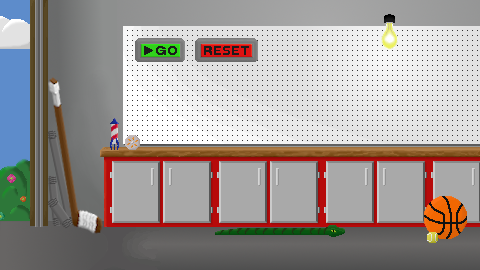
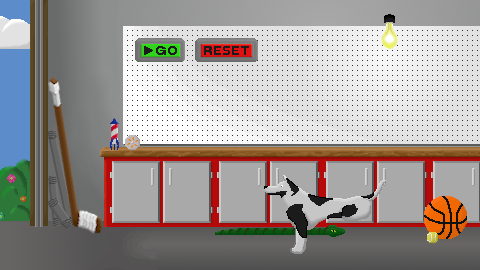
Revision of a layered 480x270 image; what changed, layer by layer:
added layer "Dog.xcf" above "Reset_Up.xcf" over [left=264, top=175, right=386, bottom=254]
